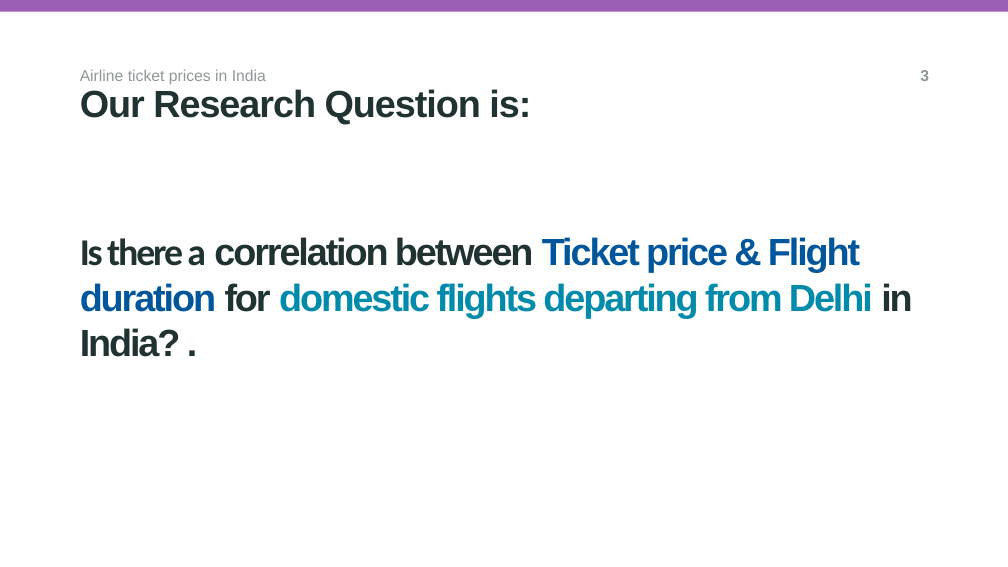
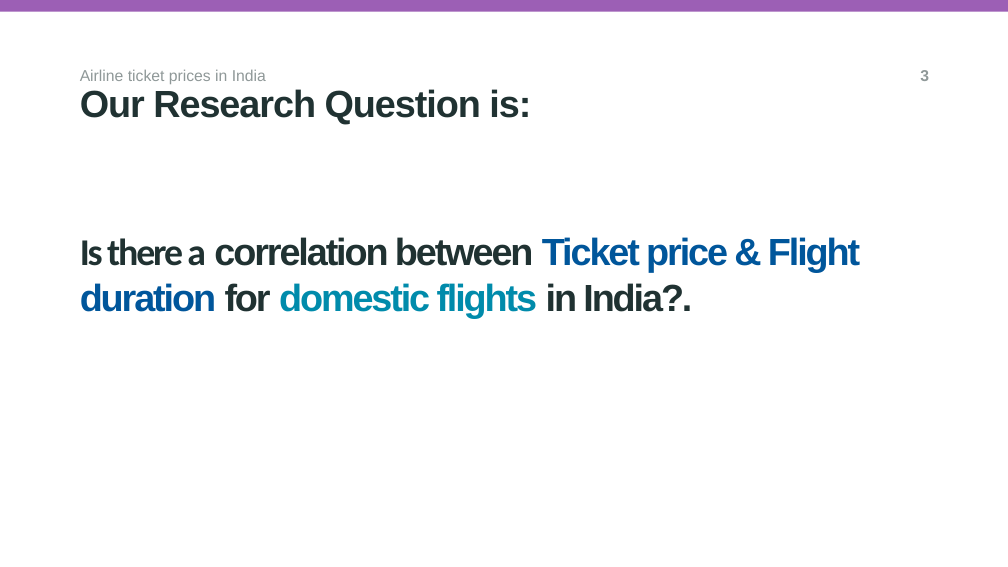
Before and after one commit to ma24afs/Group---A147, a slide deck: slide 3 of Research question/Ds115 Team Research.pptx. Drawn at 1008x567 pixels with LibreOffice and Linux fonts; fonts in the diff are those of the drawing; background and template pictures are left out. Boxes give left, top, right and bottom in pixels: in the first picture for what was removed or moved away, otherwise in the second. Text is boxed around its words. In the diff, an @@ line names an element or a change of style, - is before the commit and + after.

Commit message:
updated RQ, removed departing city from the q to cover all dataset

```diff
--- a/Research question/Ds115 Team Research.pptx
+++ b/Research question/Ds115 Team Research.pptx
@@ title at (80, 237, 860, 318): text changed @@
-Is there a correlation between Ticket price & Flight duration for domestic flights departing from Delhi in India? .
+Is there a correlation between Ticket price & Flight duration for domestic flights in India?.
```
Also in this commit, not shown: 1 other slide changed.
